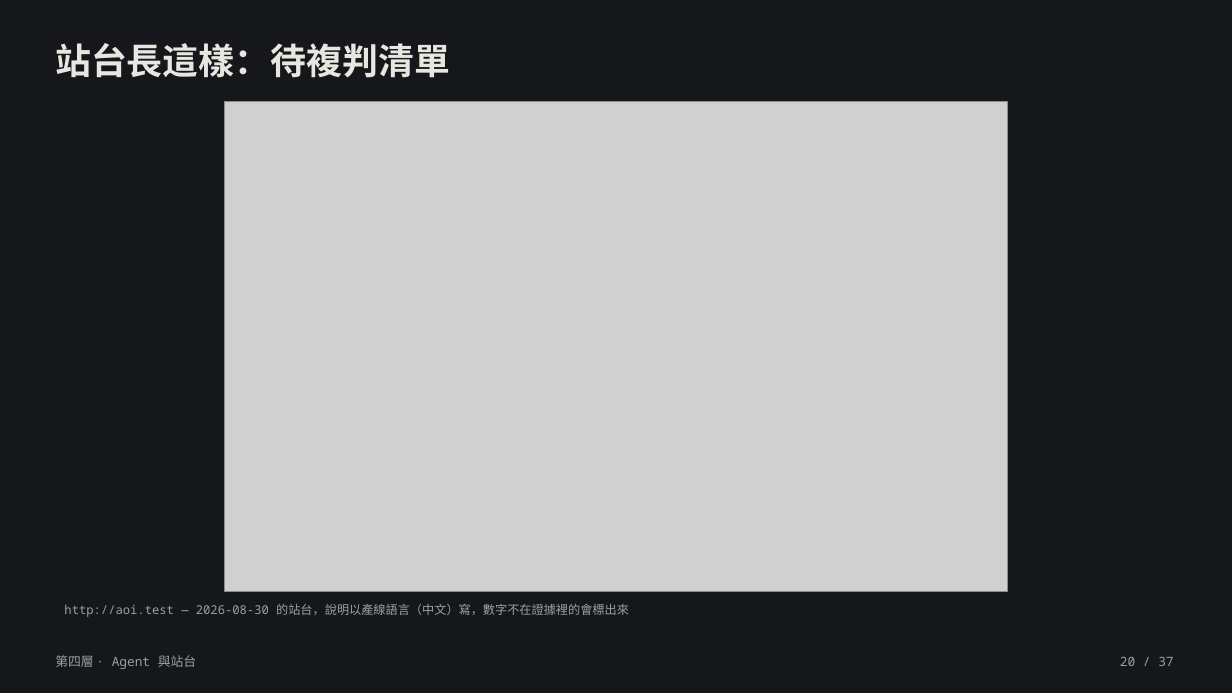
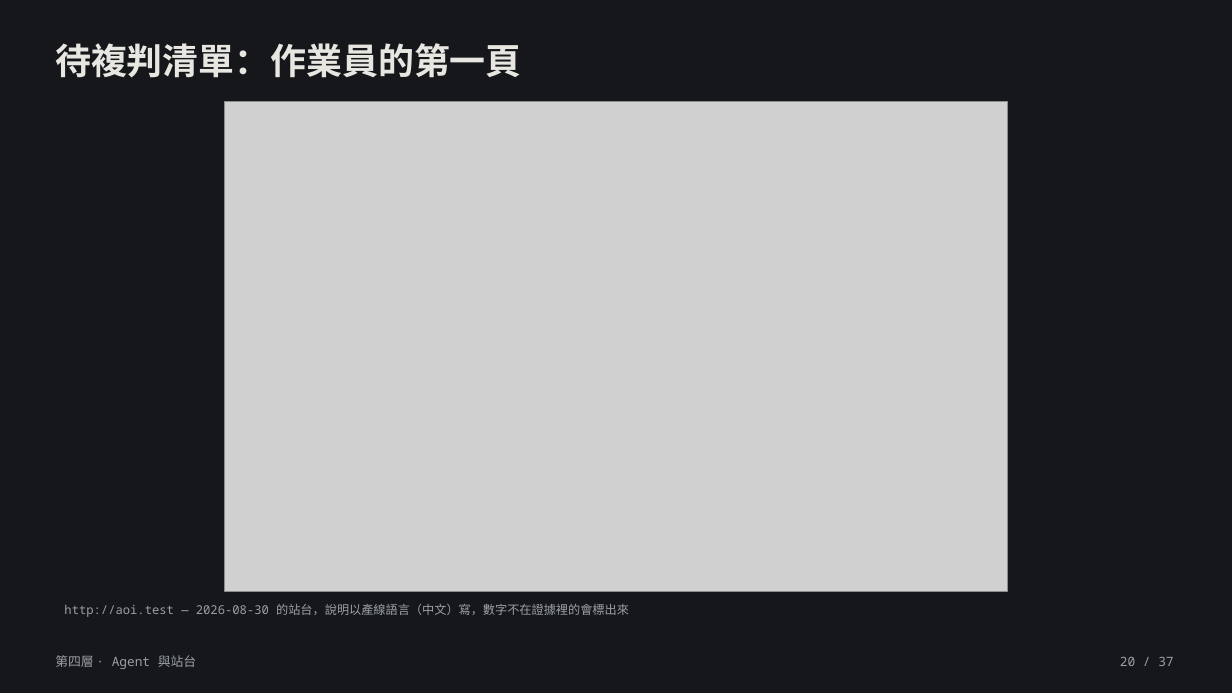
Before and after one commit to lin891020/aoi-agent, a slide deck: slide 20 of docs/deck/aoi-agent-journey.zh-TW.pptx. Drawn at 1232x693 pixels with LibreOffice and Linux fonts; fonts in the diff are those of the drawing; grey boxes stand for pictures. Boxes give left, top, right and bottom in pixels: in the first picture for what was removed or moved away, otherwise in the second. Text is boxed around its words. In the diff, an @@ line names an element or a change of style, - is before the commit and + after.

```diff
--- a/docs/deck/aoi-agent-journey.zh-TW.pptx
+++ b/docs/deck/aoi-agent-journey.zh-TW.pptx
@@ text at [55, 43, 522, 78]: text changed @@
-站台長這樣：待複判清單
+待複判清單：作業員的第一頁
```
Also in this commit, not shown: 19 other slides changed, 4 other files.
